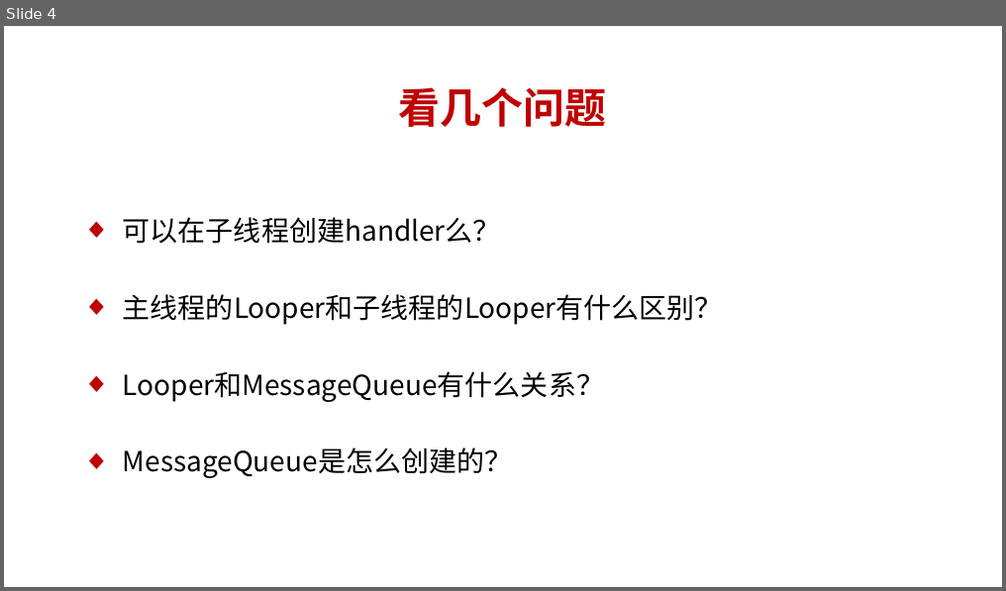
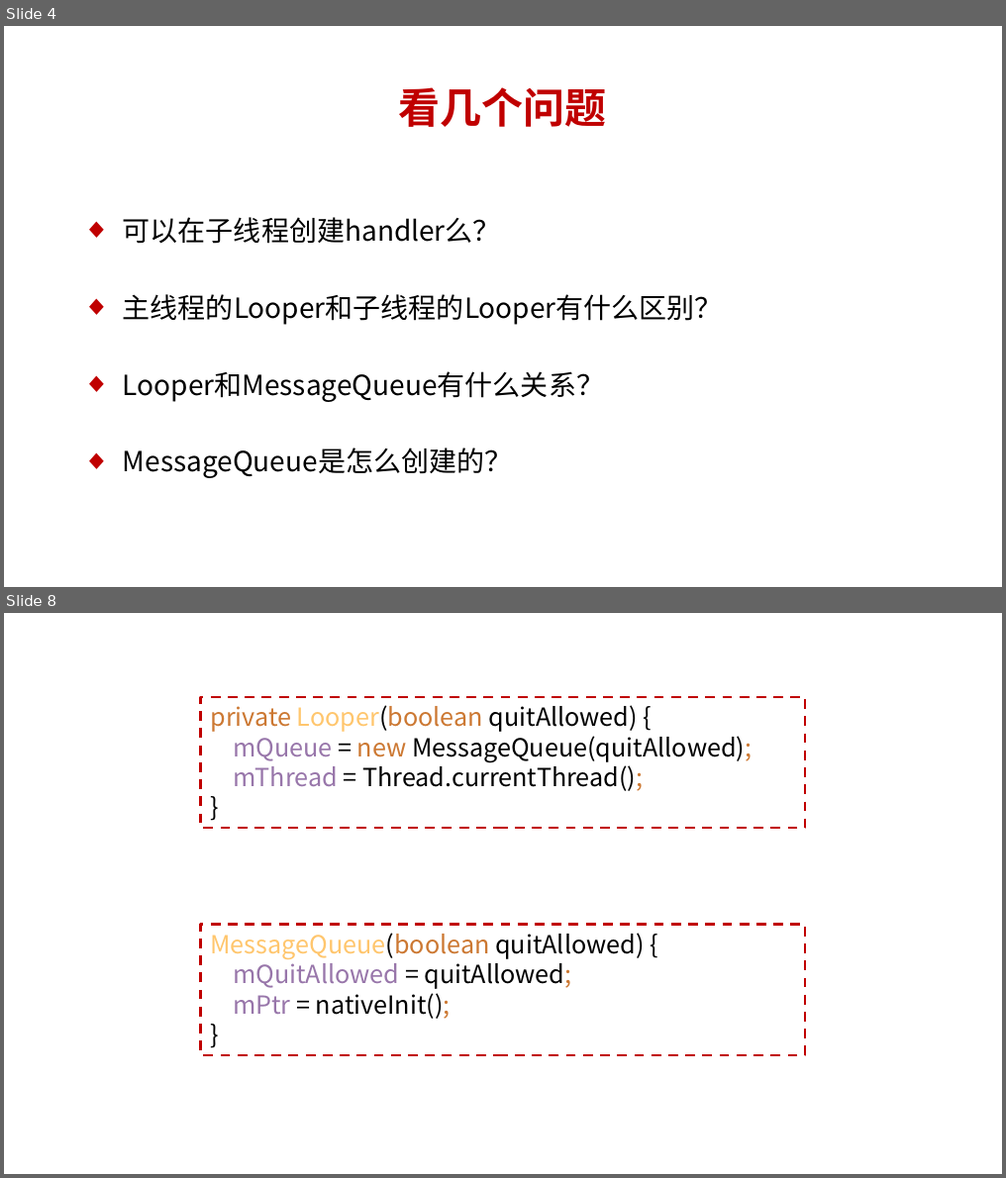
Before and after one commit to dingjikerbo/Android-Interview, a slide deck: Android Framework课程/第10章 线程通信/10.1 说说线程的消息队列是怎么创建的.pptx. Shown one above the other, each under a label of ours: slide 4 before the commit, slides 4 and 8 after it; the slides between them are not shown. The pictures are 1006x591 and 1006x1178 pixels, drawn with LibreOffice and Linux fonts; fonts in the diff are those of the drawing. Boxes give left, top, right and bottom in pixels: in the first picture for what was removed or moved away, otherwise in the second. Text is boxed around its words. In the diff, an @@ line names an element or a change of style, - is before the commit and + after.

```diff
--- a/Android Framework课程/第10章 线程通信/10.1 说说线程的消息队列是怎么创建的.pptx
+++ b/Android Framework课程/第10章 线程通信/10.1 说说线程的消息队列是怎么创建的.pptx
@@ slide 8 added at box(4, 613, 1002, 1174), background #FFFFFF @@
@@ rectangle added at box(201, 697, 805, 828), outline #C00000 1.75 pt dashed, 18 pt, text #000000 @@
+private Looper(boolean quitAllowed) {
+mQueue = new MessageQueue(quitAllowed);
+mThread = Thread.currentThread();
+}
@@ rectangle added at box(201, 924, 805, 1056), outline #C00000 1.75 pt dashed, 18 pt, text #000000 @@
+MessageQueue(boolean quitAllowed) {
+mQuitAllowed = quitAllowed;
+mPtr = nativeInit();
+}
```
Also in this commit, not shown: 1 slide changed, 11 other slides added, 1 slide removed, 11 other files.
